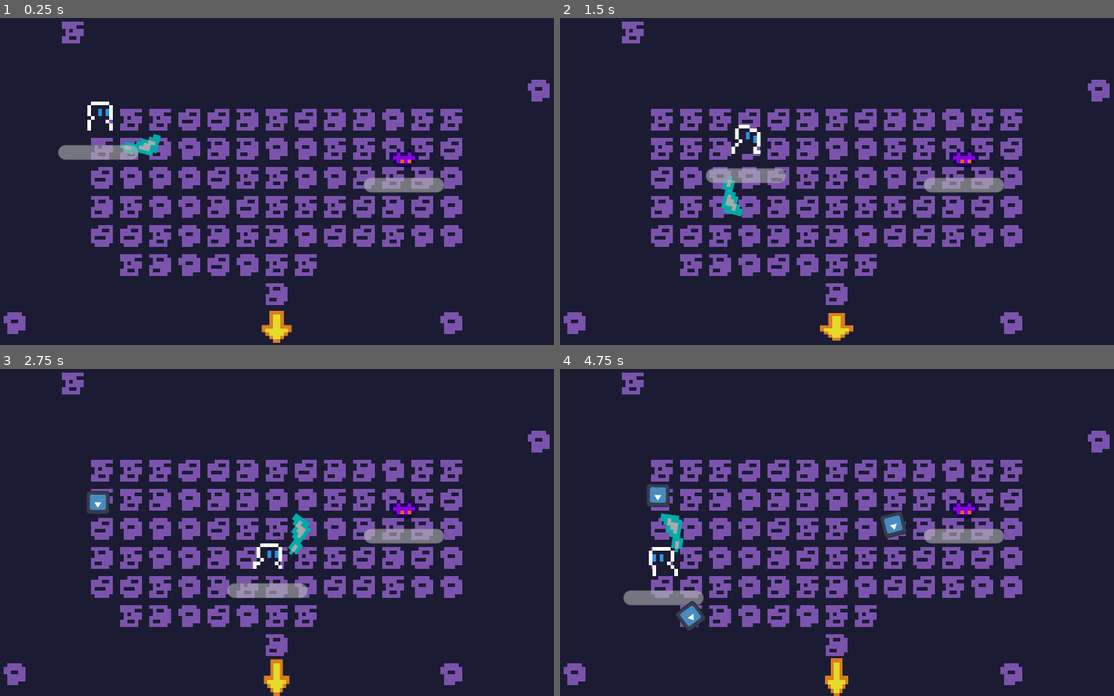
Above: before the commit, frames 1-4 (two rows, left to right).
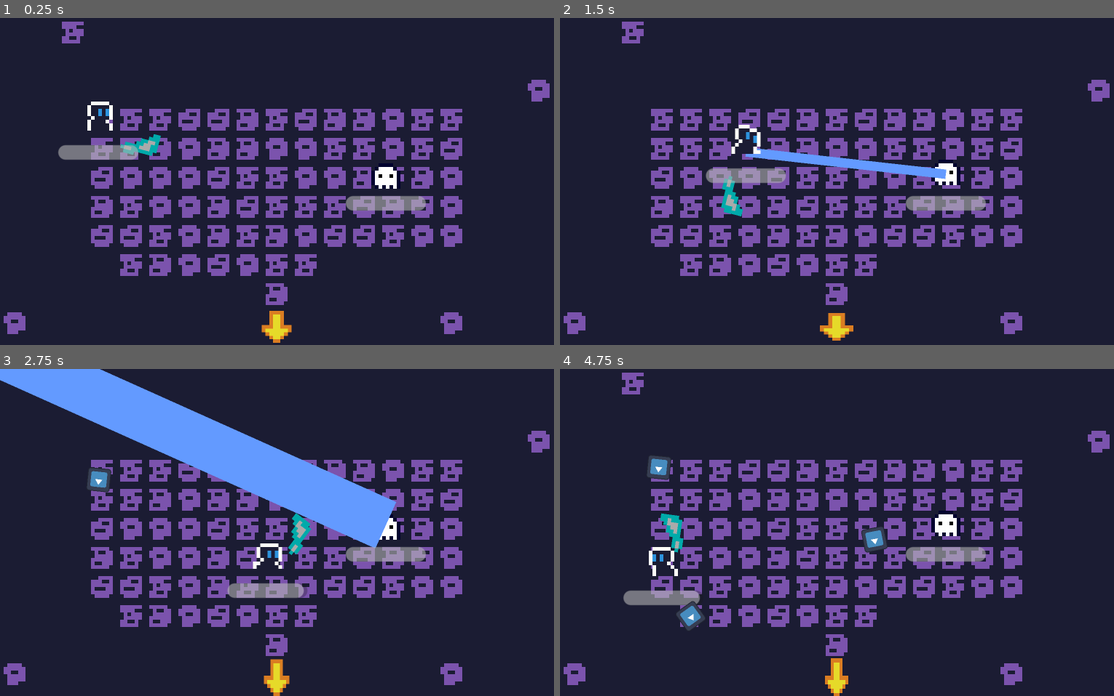
Above: after the commit, the same moments.

Repository: Renan-G-projec/DungeonWarrior
Game: Godot game, scene res://scenes/main.tscn
The game is run twice, just before and just after one commit, with the same random seed, the same clock (stepped at 60 frames per second) and the same inputs. The engine's default icon, where the game draws it, is replaced by a stand-in: a white triangle on a blue panel in a dark square.
Inputs (mouse positions are in pixels of both pictures, inside the frame that each line leads up to):
- Up to frame 1 (0.25 s): no input
- Up to frame 2 (1.5 s): tap Enter (ui_accept) at 0.5, 0.77 s; move the mouse to (981, 165) at 0.52 s; hold D (walk_right) 0.53-1.28 s; click (981, 165) at 0.6 s; move the mouse to (737, 197) at 1.27 s; hold Down (ui_down) from 1.28 s (still down); tap E (Interact) at 1.35 s
- Up to frame 3 (2.75 s): tap Enter (ui_accept) at 1.52 s; click (177, 548) at 1.55 s; move the mouse to (349, 460) at 2.02 s; release Down (ui_down) at 2.03 s; hold D (walk_right) from 2.03 s (still down); click (349, 460) at 2.1 s
- Up to frame 4 (4.75 s): move the mouse to (820, 597) at 2.77 s; release D (walk_right) at 2.78 s; hold Up (ui_up) 2.78-3.53 s; tap Shift (dash) at 2.85 s; tap Enter (ui_accept) at 3.02, 3.77, 4.52 s; click (820, 597) at 3.05 s; move the mouse to (1025, 581) at 3.52 s; hold A (walk_left) from 3.53 s (still down); tap Alt at 3.6 s; click (1025, 581) at 3.8 s; move the mouse to (676, 483) at 4.27 s; click (676, 483) at 4.35 s

The runs differ from the first frame. In frame 1, 1.6% of the frame differs, in the area x 62-81%, y 40-59%; in frame 2, 2.6%; in frame 3, 13%, in the area x 0-81%, y 0-70%; in frame 4, 2.8%.

Commit message:
Added a laser to my ghost

Diff:
--- a/features/AOE_attack.gd
+++ b/features/components/AOE_attack.gd
@@ -61,6 +61,8 @@
 func _draw() -> void:
 	var r: float = shape.shape.radius
 	match state:
+
+
 		State.TELEGRAPH:
 			draw_arc(Vector2.ZERO, r, 0, TAU, 48, Color(1,0,0,0.8))
 			var t := 1.0 - (telegraph_timer.time_left / telegraph_time)
--- /dev/null
+++ b/features/components/lazer_attack.gd
@@ -0,0 +1,125 @@
+class_name LaserAttack
+extends Node2D
+
+signal state_changed(new_state)
+
+enum State {IDLE, CHARGING, FIRING, COOLDOWN}
+
+@export var damage := 5
+@export var damage_interval := 0.8
+@export var max_length := 1200.0
+@export var charge_time := 1.0
+@export var fire_time := 1.5
+@export var cooldown_time := 1.5
+@export var beam_width := 14.0
+@export var track_speed := 3.0
+@export var sweep_speed := 0.8
+
+@export var idle_delay := 1.0
+@export var detection_range := 600.0
+@export var target_group := "player"
+@export var movement_component: Node
+
+var state = State.IDLE
+var target: Node2D
+var attacker: Node
+
+var _timer := 0.0
+var _tick := 0.0
+
+@onready var ray: RayCast2D = $RayCast2D
+@onready var beam: Line2D = $Line2D
+
+func _ready() -> void:
+	attacker = get_parent()
+	ray.target_position = Vector2(max_length, 0)
+	beam.visible = false
+	_timer = idle_delay
+
+func start(new_target: Node2D = null) -> void:
+	if state != State.IDLE:
+		return
+	if new_target:
+		target = new_target
+	_set_state(State.CHARGING)
+
+func _set_state(new_state: State) -> void:
+	state = new_state
+	match state:
+		State.IDLE:
+			_timer = idle_delay
+			beam.visible = false
+			_set_movement(true)
+		State.CHARGING:
+			_timer = charge_time
+			beam.visible = true
+			_set_movement(false)
+		State.FIRING:
+			_timer = fire_time
+			_tick = 0.0
+		State.COOLDOWN:
+			_timer = cooldown_time
+			beam.visible = false
+	state_changed.emit(state)
+
+func _physics_process(delta: float) -> void:
+	if target == null or not is_instance_valid(target):
+		target = get_tree().get_first_node_in_group(target_group) as Node2D
+		if target == null:
+			return
+
+	match state:
+		State.IDLE:
+			_timer = _timer - delta
+			if _timer <= 0.0 and global_position.distance_to(target.global_position) <= detection_range:
+				_set_state(State.CHARGING)
+		State.CHARGING:
+			_timer = _timer - delta
+			_follow_target(delta)
+			update_beam(2.0 + sin(Time.get_ticks_msec() * 0.03))
+			if _timer <= 0.0:
+				_set_state(State.FIRING)
+		State.FIRING:
+			_timer = _timer - delta
+			rotation = rotation + (sweep_speed * delta)
+			update_beam(beam_width)
+			_apply_damage(delta)
+			if _timer <= 0.0:
+				_set_state(State.COOLDOWN)
+		State.COOLDOWN:
+			_timer = _timer - delta
+			if _timer <= 0.0:
+				_set_state(State.IDLE)
+
+
+
+
+
+func _set_movement(enabled: bool) -> void:
+	if movement_component:
+		movement_component.set_physics_process(enabled)
+
+func _follow_target(delta: float) -> void:
+	if target == null:
+		return
+	var wanted := (target.global_position - global_position).angle()
+	var angle_difference := angle_difference(global_rotation, wanted)
+	var step := track_speed * delta
+	global_rotation += clampf(angle_difference, -step, step)
+
+func update_beam(width: float) -> void:
+	ray.force_raycast_update()
+	var end := ray.target_position
+	if ray.is_colliding():
+		end = to_local(ray.get_collision_point())
+	beam.width = width
+	beam.points = PackedVector2Array([Vector2.ZERO, end])
+
+func _apply_damage(delta: float) -> void:
+	_tick = _tick - delta
+	if _tick > 0.0 or not ray.is_colliding():
+		return
+	_tick = damage_interval
+	var health = ray.get_collider().get_node_or_null("HealthComponent")
+	if health:
+		health.take_damage(damage, attacker)
--- /dev/null
+++ b/features/components/lazer_attack.tscn
@@ -0,0 +1,13 @@
+[gd_scene format=3 uid="uid://bp4482rmj32qo"]
+
+[ext_resource type="Script" uid="uid://xej5e3maaasu" path="res://features/components/lazer_attack.gd" id="1_ssu08"]
+
+[node name="LazerAttack" type="Node2D" unique_id=528679731]
+script = ExtResource("1_ssu08")
+
+[node name="RayCast2D" type="RayCast2D" parent="." unique_id=375110276]
+
+[node name="Line2D" type="Line2D" parent="." unique_id=82479544]
+width = 14.0
+default_color = Color(0.38885483, 0.6026629, 1, 1)
+joint_mode = 2
--- a/area_2d.tscn
+++ b/features/enemies/area_2d.tscn
@@ -1,12 +1,12 @@
 [gd_scene format=3 uid="uid://bhtmdls4jstau"]
 
-[ext_resource type="Script" uid="uid://dd4tuc6b3xbua" path="res://features/AOE_attack.gd" id="1_gf172"]
+[ext_resource type="Script" uid="uid://dd4tuc6b3xbua" path="res://features/components/AOE_attack.gd" id="1_2g6qu"]
 
 [sub_resource type="CircleShape2D" id="CircleShape2D_xslbe"]
 radius = 23.021729
 
 [node name="AOEAttack" type="Area2D" unique_id=1317857365]
-script = ExtResource("1_gf172")
+script = ExtResource("1_2g6qu")
 
 [node name="CollisionShape2D" type="CollisionShape2D" parent="." unique_id=329940709]
 shape = SubResource("CircleShape2D_xslbe")
--- a/features/enemies/ghost.tscn
+++ b/features/enemies/ghost.tscn
@@ -9,6 +9,7 @@
 [ext_resource type="Script" uid="uid://uwvi4yj2vmqk" path="res://features/components/shoot_component.gd" id="6_figya"]
 [ext_resource type="PackedScene" uid="uid://dc7ybwwl227dc" path="res://features/enemies/projectile.tscn" id="7_smrxp"]
 [ext_resource type="PackedScene" uid="uid://cr6e8ow0yxrfy" path="res://features/components/lifebar.tscn" id="8_xaude"]
+[ext_resource type="PackedScene" uid="uid://bp4482rmj32qo" path="res://features/components/lazer_attack.tscn" id="9_2bdyy"]
 
 [sub_resource type="AtlasTexture" id="AtlasTexture_ypydx"]
 atlas = ExtResource("2_2bdyy")
@@ -154,6 +155,9 @@
 projectile = ExtResource("7_smrxp")
 muzzle = NodePath("../Muzzle")
 
+[node name="LazerAttack" parent="." unique_id=528679731 instance=ExtResource("9_2bdyy")]
+rotation = -1.5707964
+
 [node name="Lifebar" parent="." unique_id=1262679545 node_paths=PackedStringArray("bind_health_component") instance=ExtResource("8_xaude")]
 offset_top = 6.0
 offset_bottom = 6.0
--- a/features/map/rooms/room_1.tscn
+++ b/features/map/rooms/room_1.tscn
@@ -2,7 +2,7 @@
 
 [ext_resource type="PackedScene" uid="uid://bib25hwqeet3f" path="res://features/map/room_base.tscn" id="1_sh5sn"]
 [ext_resource type="PackedScene" uid="uid://bh4pew5jyh1mq" path="res://features/map/door.tscn" id="2_be3bm"]
-[ext_resource type="PackedScene" uid="uid://depkumqctdya2" path="res://features/enemies/bat.tscn" id="3_be3bm"]
+[ext_resource type="PackedScene" uid="uid://c2h4nhdibigug" path="res://features/enemies/ghost.tscn" id="3_be3bm"]
 
 [node name="Room1" unique_id=1991131083 instance=ExtResource("1_sh5sn")]
 
@@ -14,5 +14,5 @@
 rotation = 1.5707964
 target_scene = "uid://bkumstfib4vw0"
 
-[node name="Bat" parent="." index="3" unique_id=651179315 instance=ExtResource("3_be3bm")]
-position = Vector2(111, 38)
+[node name="Ghost" parent="." index="3" unique_id=651179315 instance=ExtResource("3_be3bm")]
+position = Vector2(106, 43)
Renamed: features/AOE_attack.gd.uid -> features/components/AOE_attack.gd.uid
Not shown, added: features/components/lazer_attack.gd.uid
